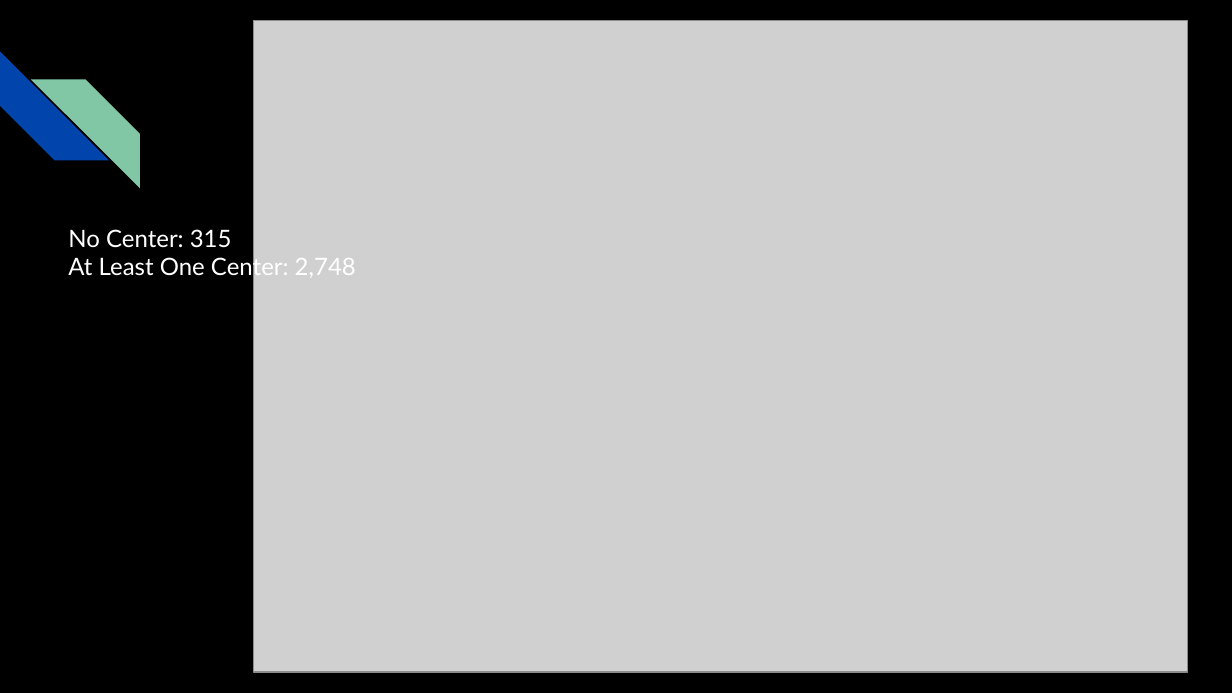
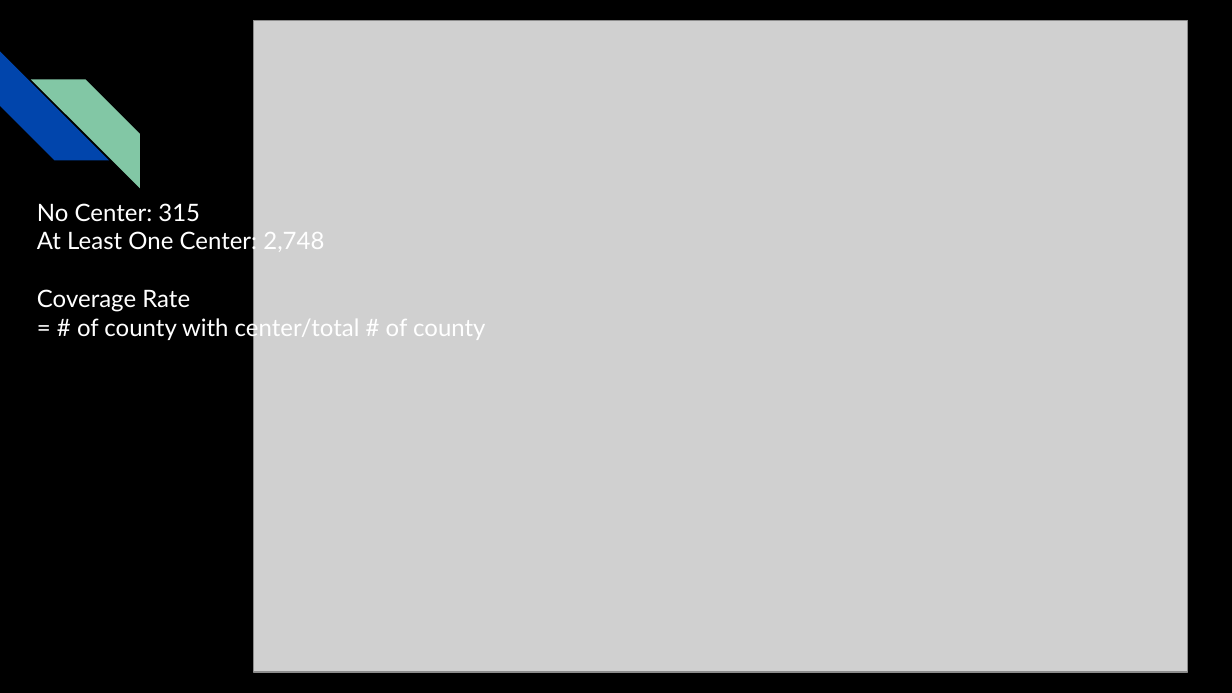
Before and after one commit to AGA-Datathon-2023/Dataminers, a slide deck: slide 8 of AGA Datathon 2023.pptx (slide 12 before the commit). Drawn at 1232x693 pixels with LibreOffice and Linux fonts; fonts in the diff are those of the drawing; grey boxes stand for pictures. Boxes give left, top, right and bottom in pixels: in the first picture for what was removed or moved away, otherwise in the second. Text is boxed around its words. In the diff, an @@ line names an element or a change of style, - is before the commit and + after.

```diff
--- a/AGA Datathon 2023.pptx
+++ b/AGA Datathon 2023.pptx
@@ text "No Center: 315": place and size @@
-text "No Center: 315" at [68, 229, 356, 281]
+text "No Center: 315" at [37, 203, 485, 341]
@@ text at [37, 289, 485, 341]: paragraphs added @@
+Coverage Rate
+= # of county with center/total # of county
```
Also in this commit, not shown: 7 other slides changed, 5 slides added, 2 slides removed.
